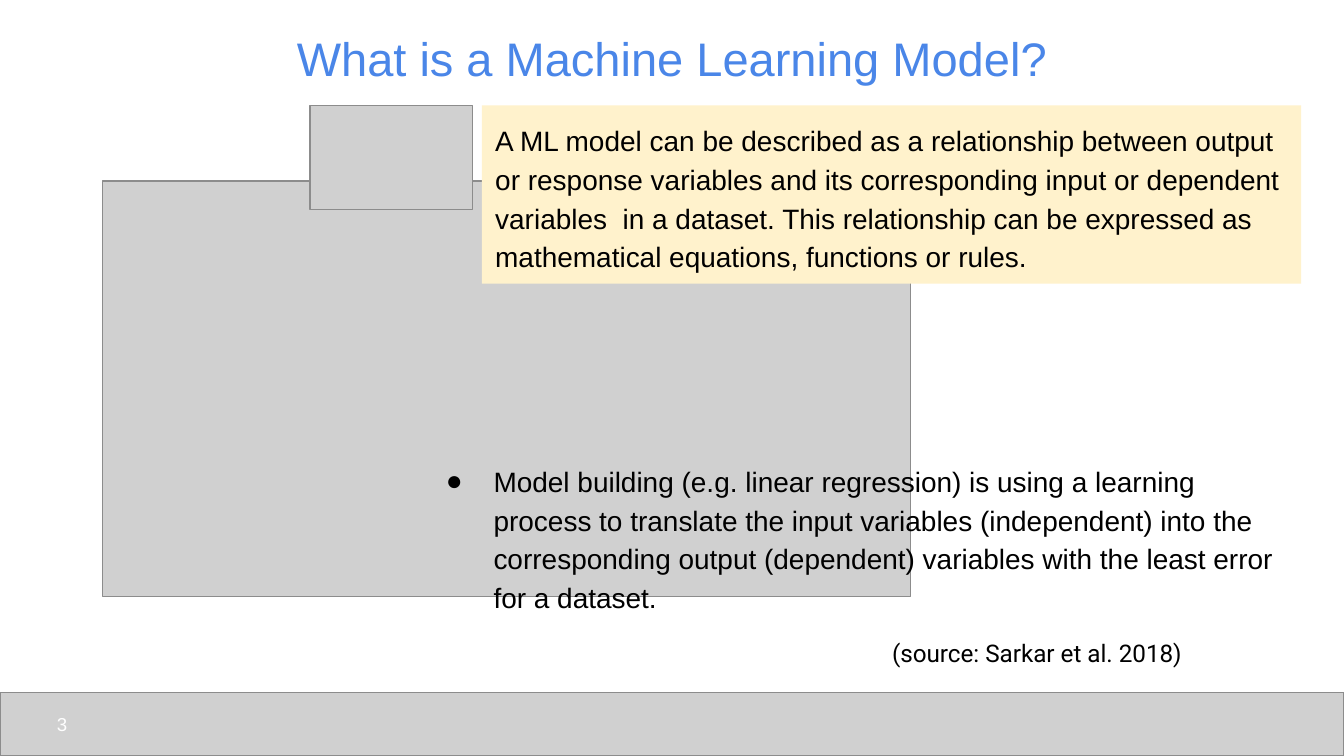
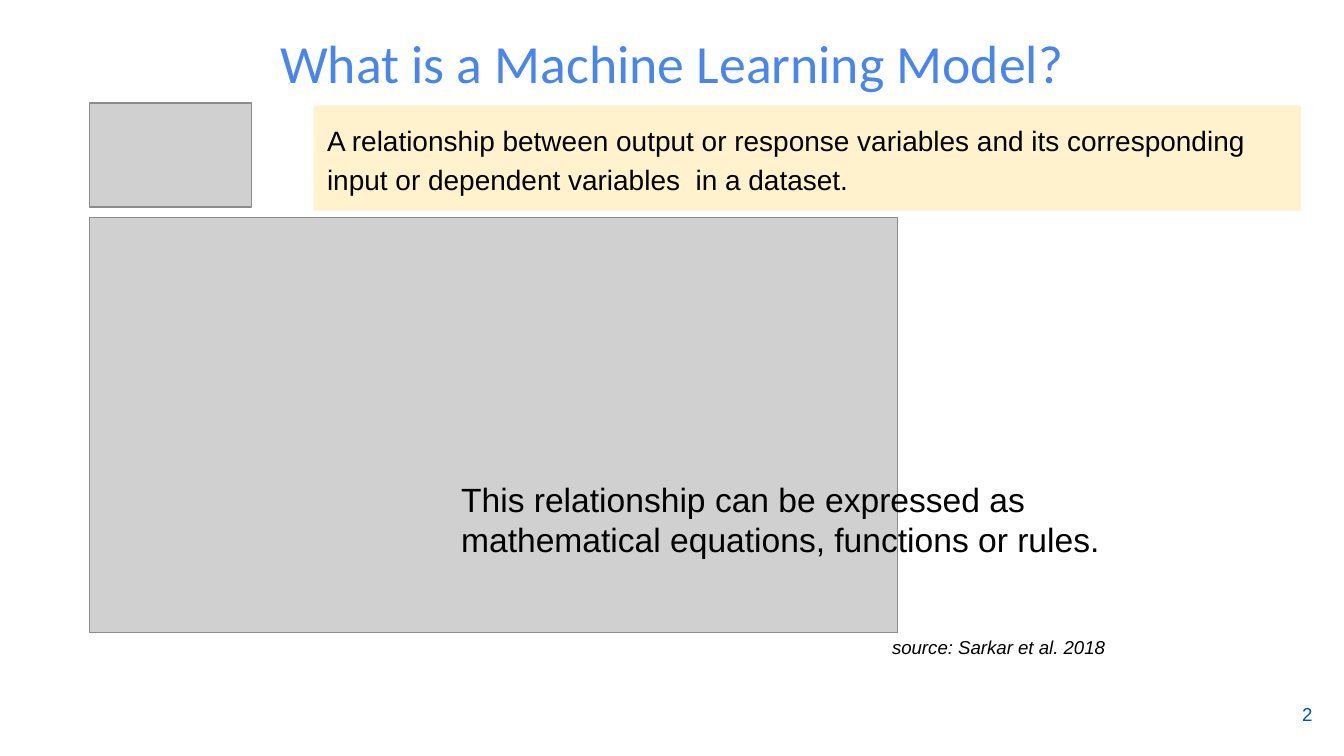
Before and after one commit to udel-cbcb/NIGMS-Sandbox-UD, a slide deck: slide 3 of Submodule_4/Lectures/Submodule_4_Lecture_1_ML_Models_and_Model_Evaluation.pptx. Drawn at 1344x756 pixels with LibreOffice and Linux fonts; fonts in the diff are those of the drawing; grey boxes stand for pictures; background and template pictures are left out. Boxes give left, top, right and bottom in pixels: in the first picture for what was removed or moved away, otherwise in the second. Text is boxed around its words. In the diff, an @@ line names an element or a change of style, - is before the commit and + after.

```diff
--- a/Submodule_4/Lectures/Submodule_4_Lecture_1_ML_Models_and_Model_Evaluation.pptx
+++ b/Submodule_4/Lectures/Submodule_4_Lecture_1_ML_Models_and_Model_Evaluation.pptx
@@ title "What is a Machine Learning ..." at box(280, 45, 1063, 92): size 25.2 to 28.8 pt, font Arial to Calibri @@
@@ picture: place and size @@
-picture at box(310, 105, 473, 210)
+picture at box(90, 103, 253, 208)
@@ rectangle "A relationship between output or ...": place and size @@
-rectangle "A relationship between output or ..." at box(481, 105, 1301, 284)
+rectangle "A relationship between output or ..." at box(313, 105, 1301, 210)
@@ text in rectangle at box(327, 130, 1244, 195): text changed @@
-A ML model can be described as a relationship between output or response variables and its corresponding input or dependent variables in a dataset. This relationship can be expressed as mathematical equations, functions or rules.
+A relationship between output or response variables and its corresponding input or dependent variables in a dataset.
@@ picture: place and size @@
-picture at box(102, 181, 910, 597)
+picture at box(90, 218, 898, 633)
@@ text removed at box(494, 470, 1272, 613) @@
-● Model building (e.g. linear regression) is using a learning process to translate the input variables (independent) into the corresponding output (dependent) variables with the least error for a dataset.
@@ text added at box(461, 485, 1099, 558), 18 pt, text #000000 @@
+This relationship can be expressed as mathematical equations, functions or rules.
@@ text at box(892, 640, 1105, 655): text changed; size 13 to 10 pt; font Roboto to Arial; italic on @@
-(source: Sarkar et al. 2018)
+source: Sarkar et al. 2018
@@ picture removed at box(0, 692, 1344, 755) @@
@@ page number removed at box(57, 718, 67, 731) @@
-3
@@ page number added at box(1302, 708, 1312, 721), 10 pt, text #00539F @@
+2
```
Also in this commit, not shown: 19 other slides changed, 7 slides added, 8 slides removed, 7 other files.
